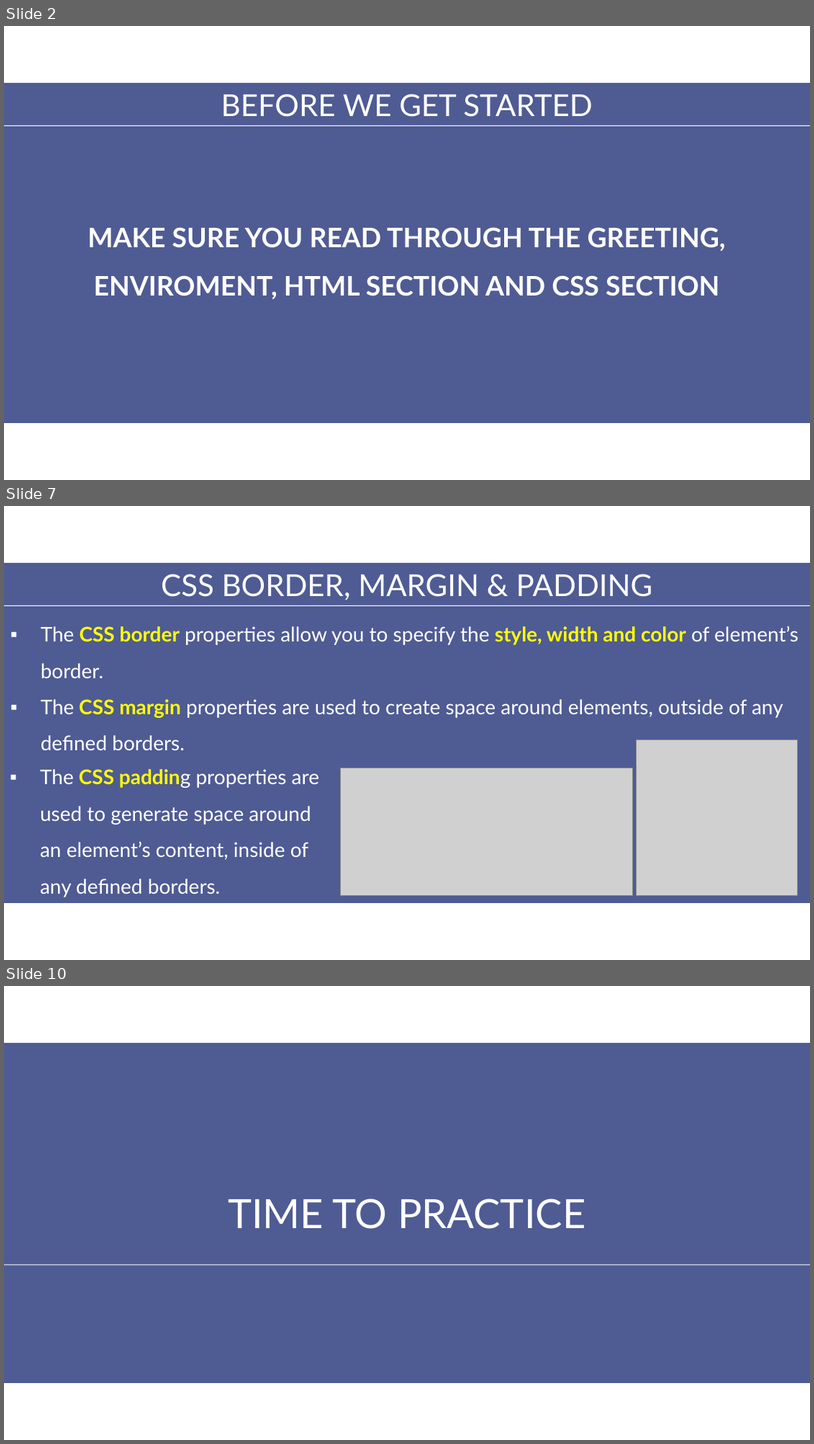
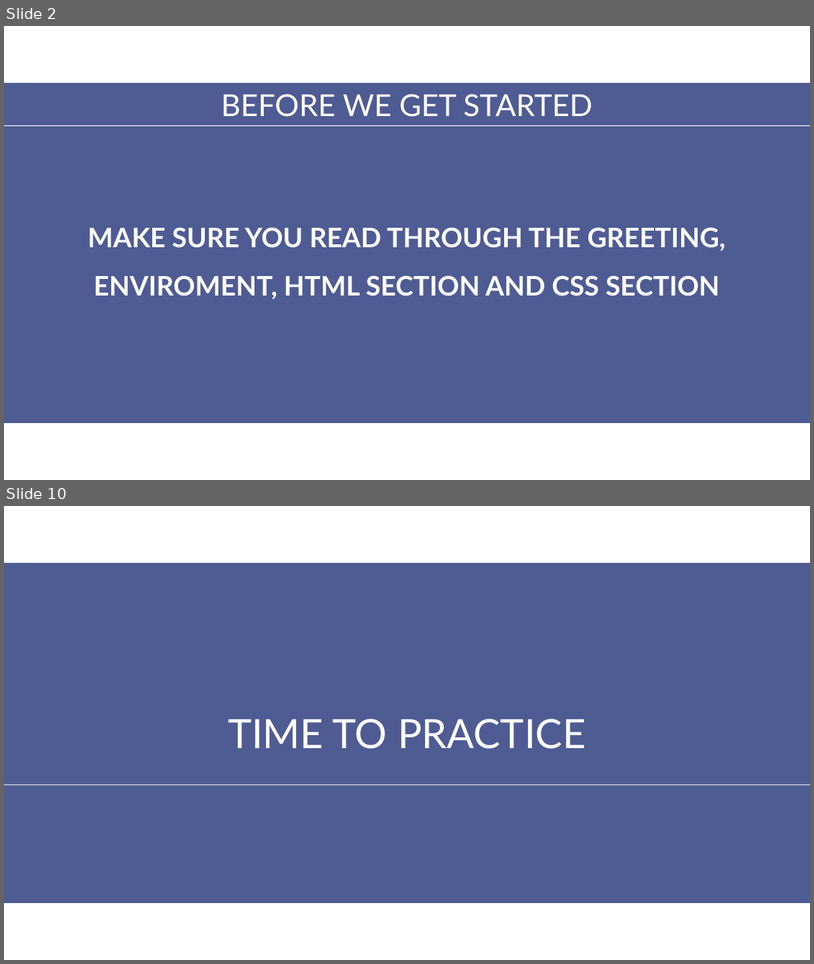
Before and after one commit to aptech-php/aptech-php-course, a slide deck: HTML-CSS-JS/slides/4-JavaScript.pptx. Shown one above the other, each under a label of ours: slides 2, 7 and 10 before the commit, slides 2 and 10 after it; the slides between them are not shown. The pictures are 814x1444 and 814x964 pixels, drawn with LibreOffice and Linux fonts; fonts in the diff are those of the drawing; grey boxes stand for pictures. Boxes give left, top, right and bottom in pixels: in the first picture for what was removed or moved away, otherwise in the second. Text is boxed around its words. In the diff, an @@ line names an element or a change of style, - is before the commit and + after.

```diff
--- a/HTML-CSS-JS/slides/4-JavaScript.pptx
+++ b/HTML-CSS-JS/slides/4-JavaScript.pptx
@@ slide 7 removed at (4,506,810,960), background #FFFFFF @@
@@ rectangle removed at (4,563,810,903) @@
@@ text removed at (161,574,653,600) @@
-CSS BORDER, MARGIN & PADDING
@@ line removed from (4, 606) to (810, 606) @@
@@ text removed at (41,626,799,750) @@
-▪ The CSS border properties allow you to specify the style, width and color of element’s border.
-▪ The CSS margin properties are used to create space around elements, outside of any defined borders.
@@ picture removed at (637,740,798,895) @@
@@ text removed at (40,769,319,897) @@
-▪ The CSS padding properties are used to generate space around an element’s content, inside of any defined borders.
@@ picture removed at (341,767,633,895) @@
```
Also in this commit, not shown: 4 slides changed, 3 slides added, 2 other slides removed, 1 other file.
